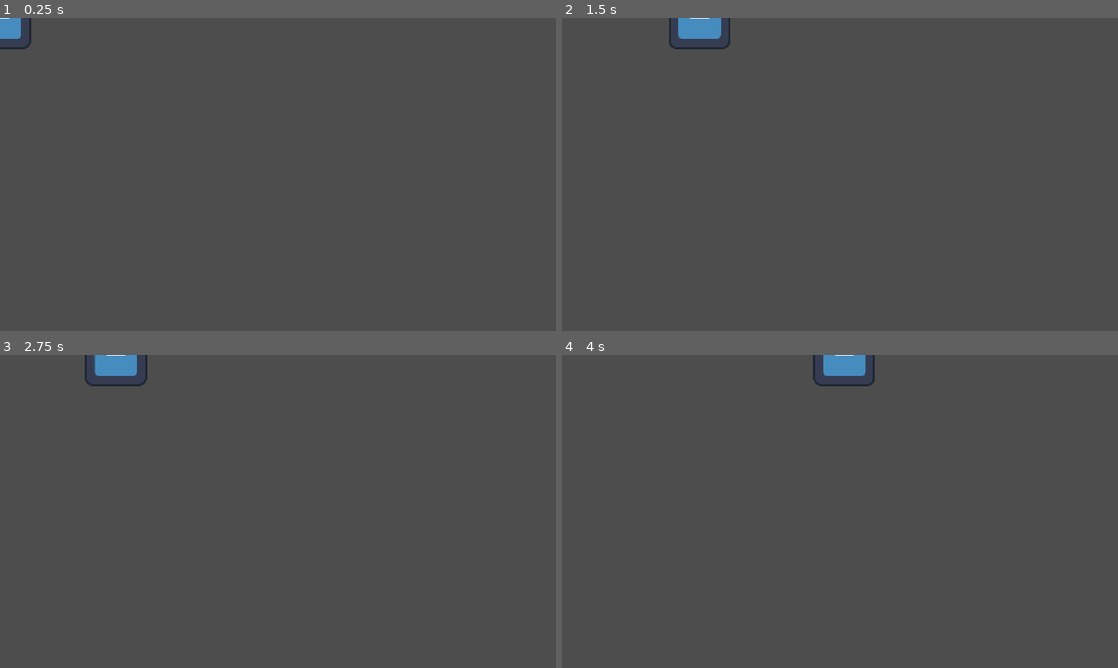
Above: before the commit, frames 1-4 (two rows, left to right).
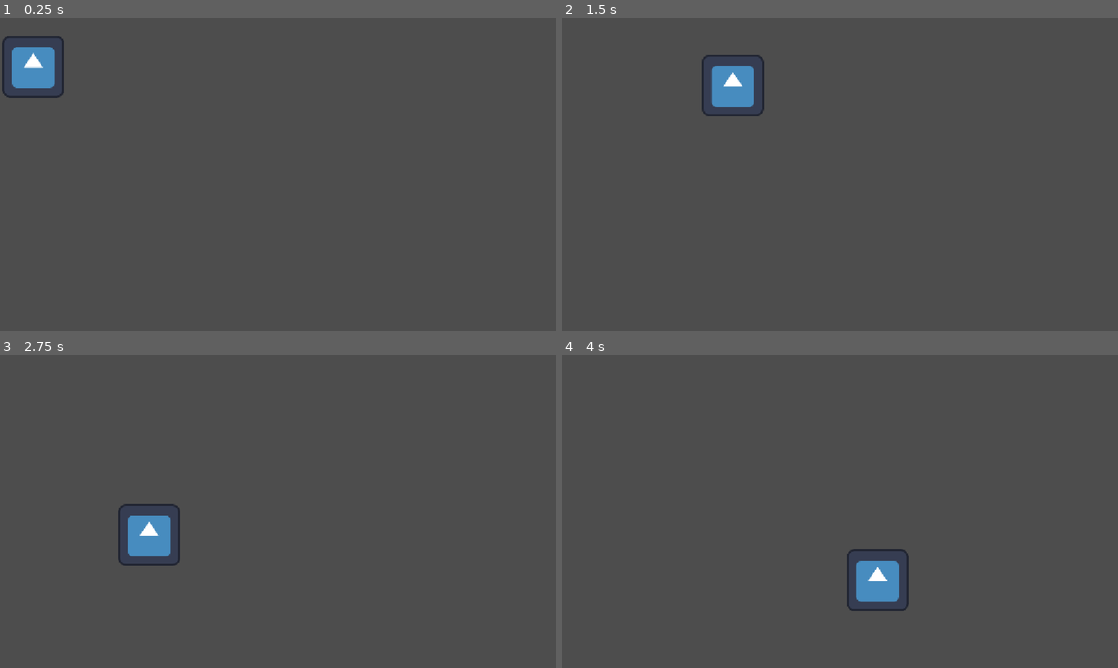
Above: after the commit, the same moments.

Repository: danielsalinasjo/godot-dojo
Game: Godot game, scene res://main.tscn
Two runs of this game, one before a commit and one after it. Both use one fixed random seed, a clock stepped at 60 frames per second and the inputs below. The engine's default icon, where the game draws it, is replaced by a stand-in: a white triangle on a blue panel in a dark square.
Inputs:
- Up to frame 1 (0.25 s): no input
- Up to frame 2 (1.5 s): tap Enter (ui_accept) at 0.5, 0.6, 0.77, 1.07, 1.35 s; hold Right (ui_right) from 0.53 s (still down)
- Up to frame 3 (2.75 s): tap Enter (ui_accept) at 1.52, 1.82, 2.1 s; release Right (ui_right) at 2.03 s; hold Left (ui_left) from 2.03 s (still down)
- Up to frame 4 (4 s): release Left (ui_left) at 2.78 s; hold Right (ui_right) from 2.78 s (still down); tap Enter (ui_accept) at 2.85, 3.02, 3.32, 3.6, 3.77 s

The runs differ from the first frame. In frame 1, 1.6% of the frame differs, in the area x 0-12%, y 0-26%; in frame 2, 1.9%; in frame 3, 1.9%; in frame 4, 2.0%, in the area x 45-63%, y 0-82%.

Commit message:
S3: Suelo estático, gravedad y salto doble

Diff:
--- a/sandbox/main.gd
+++ b/sandbox/main.gd
@@ -8,4 +8,4 @@
 
 # Called every frame. 'delta' is the elapsed time since the previous frame.
 func _process(delta: float) -> void:
-	print(delta)
+	pass
--- a/sandbox/main.tscn
+++ b/sandbox/main.tscn
@@ -3,7 +3,18 @@
 [ext_resource type="Script" uid="uid://bmo6kjmggc5qm" path="res://main.gd" id="1_ig7tw"]
 [ext_resource type="PackedScene" uid="uid://deuvcc826w3xs" path="res://player.tscn" id="2_0xm2m"]
 
+[sub_resource type="RectangleShape2D" id="RectangleShape2D_yeiif"]
+size = Vector2(1440, 285)
+
 [node name="Node2D" type="Node2D" unique_id=1381728948]
 script = ExtResource("1_ig7tw")
 
 [node name="player" parent="." unique_id=1120681390 instance=ExtResource("2_0xm2m")]
+position = Vector2(69, 68)
+
+[node name="floor" type="StaticBody2D" parent="." unique_id=835446506]
+
+[node name="CollisionShape2D" type="CollisionShape2D" parent="floor" unique_id=1229783495]
+position = Vector2(593, 673)
+shape = SubResource("RectangleShape2D_yeiif")
+debug_color = Color(0.88394105, 0.29419586, 0.41810498, 0.41960785)
--- a/sandbox/player.gd
+++ b/sandbox/player.gd
@@ -1,11 +1,23 @@
 extends CharacterBody2D
 
-const speed = 300.0
+const SPEED = 300.0
+const GRAVITY = 980.0
+const JUMP_VELOCITY = -450.0
+var jumps = 2
 
 # Called every frame. 'delta' is the elapsed time since the previous frame.
 func _physics_process(delta: float) -> void:
 	var directionX: float = Input.get_axis("ui_left", "ui_right")
-	var directionY: float = Input.get_axis("ui_up", "ui_down")
-	velocity.x = directionX * speed
-	velocity.y = directionY * speed
+	velocity.x = directionX * SPEED
+
+	if not is_on_floor():
+		velocity.y += (GRAVITY * delta)
+
+	if is_on_floor():
+		jumps = 2
+
+	if Input.is_action_just_pressed("ui_accept") and jumps > 0:
+		jumps -= 1
+		velocity.y = JUMP_VELOCITY
+
 	move_and_slide()
